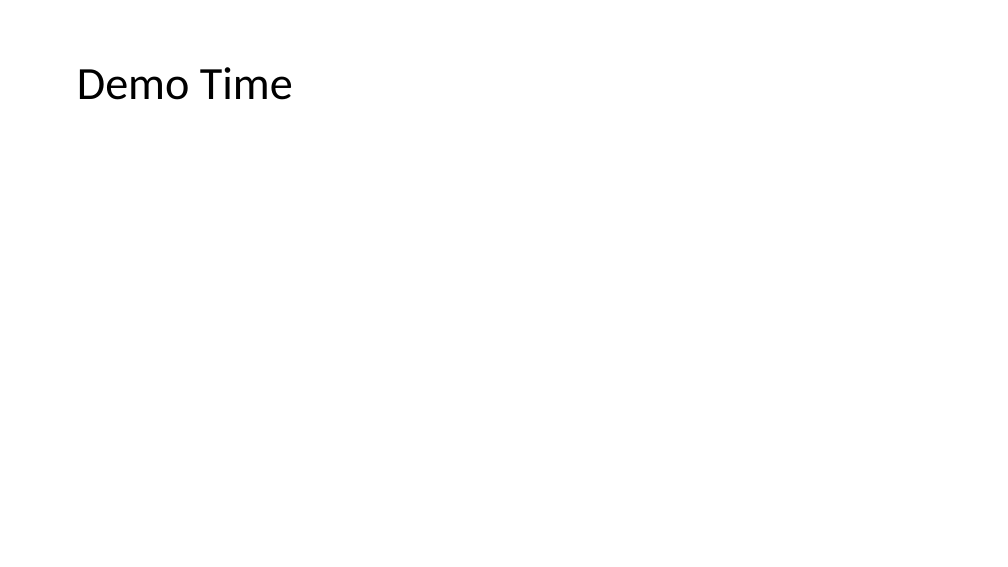
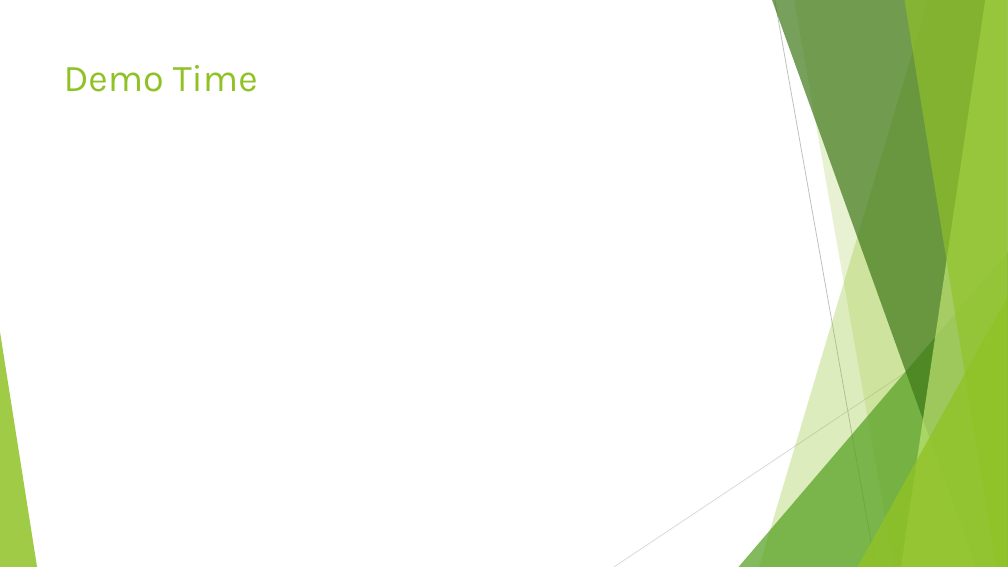
Before and after one commit to jbfoushee/MyPresentations, a slide deck: slide 23 of Datatables_and_Dataframes_to_SQL_Procs/User-defined Table Types.pptx. Drawn at 1008x567 pixels with LibreOffice and Linux fonts; fonts in the diff are those of the drawing. Boxes give left, top, right and bottom in pixels: in the first picture for what was removed or moved away, otherwise in the second. Text is boxed around its words. In the diff, an @@ line names an element or a change of style, - is before the commit and + after.

```diff
--- a/Datatables_and_Dataframes_to_SQL_Procs/User-defined Table Types.pptx
+++ b/Datatables_and_Dataframes_to_SQL_Procs/User-defined Table Types.pptx
@@ title "Demo Time": place and size @@
-title "Demo Time" at <box>77,67,293,100</box>
+title "Demo Time" at <box>64,65,258,92</box>
@@ title "Demo Time" at <box>64,65,258,92</box>: size 44 to 36 pt, font Calibri to Karla, text colour #000000 to #90C226; line spacing 0.9 to 1; vertical alignment middle to top @@
@@ group added at <box>0,0,1008,567</box>: 5 freeform shapes, 3 triangles, 2 lines @@
```
Also in this commit, not shown: 17 other slides changed, 1 slide added, 1 slide removed.
